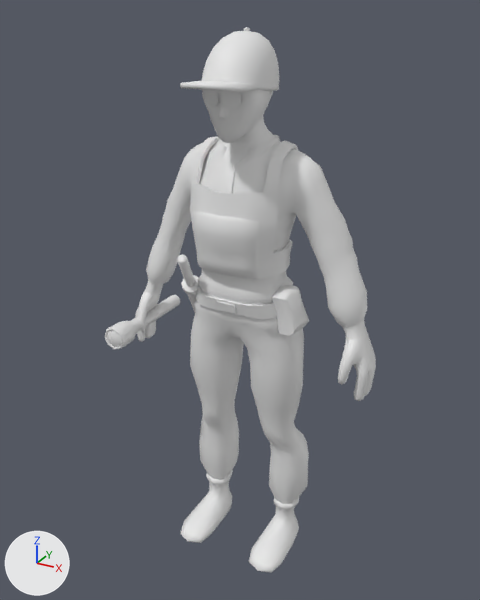
Renders of the FBX model Art/3D/Characters/NPC/NPC_Guard_walk_2.1.fbx from each side of a commit.
One viewpoint serves both versions: a camera (50 mm lens) standing at (0.978, -1.814, 1.892) and looking at (-0.022, 0.005, 0.983). The lights are fixed; the arrows at lower left show +X, +Y and +Z. Where no turn or scale is listed for an object, it has been applied to the vertices.

Script lines for the objects in view, before the commit:
```python
ob_baton_ofzo = bpy.data.objects.new('baton ofzo', me_cylinder)
ob_baton_ofzo.location = (0.0, 0.0, 0.0)
ob_belt_001 = bpy.data.objects.new('Belt.001', me_cube_015)
ob_belt_001.location = (0.0, 0.0, 0.0)
ob_body_armor = bpy.data.objects.new('Body armor', me_cube_021)
ob_body_armor.location = (0.0, 0.0, 0.0)
ob_flashlight = bpy.data.objects.new('Flashlight', me_cylinder_001)
ob_flashlight.location = (-0.401, 0.0, 0.84)
ob_glasses = bpy.data.objects.new('Glasses', me_cube_018)
ob_glasses.location = (0.0, 0.0, 0.0)
ob_guard = bpy.data.objects.new('Guard', me_cube_001)
ob_guard.location = (0.0, 0.0, 0.0)
ob_hat = bpy.data.objects.new('Hat', me_sphere)
ob_hat.location = (0.0, 0.0, 0.0)
ob_pouch_001 = bpy.data.objects.new('Pouch.001', me_cube_017)
ob_pouch_001.location = (0.0, 0.0, 0.0)
```
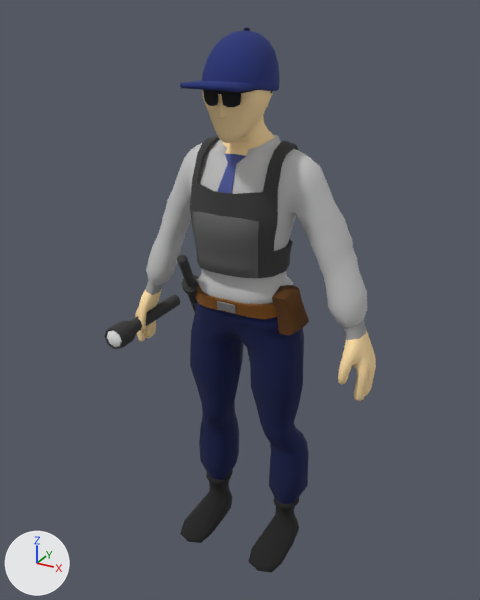
Pixel boxes [x1, y1, x2, y2] of what changed, in the pictures (480 x 600 px):
'Guard', recoloured
    both: [135, 90, 376, 573]
'Body armor', recoloured (grey to black)
    both: [190, 136, 298, 278]
'Hat', recoloured (white to blue)
    both: [180, 27, 279, 92]
'Pouch.001', recoloured (grey to brown)
    both: [272, 285, 309, 335]
'Flashlight', recoloured (grey to black)
    both: [104, 295, 181, 349]
'Belt.001', recoloured (grey to brown)
    both: [195, 286, 277, 319]
'baton ofzo', recoloured (grey to black)
    both: [177, 254, 199, 312]
'Glasses', recoloured (grey to black)
    both: [202, 89, 273, 107]

The change in detail:
Picture 'Kleuren Atlas.jpg' (img_kleuren_atlas_jpg) is new.
Material 'Material' (mat_material) is new.
Its texture is img_kleuren_atlas_jpg.
Its roughness is 1.0.
me_cylinder_001 has 97 vertices, 97 faces and spans x -0.043..0.043, y -0.22..0.17, z -0.043..0.043.
me_cylinder_001 now uses material mat_material (picture img_kleuren_atlas_jpg).
me_cylinder has 98 vertices, 108 faces and spans x -0.303..-0.115, y -0.189..0.244, z 0.678..1.181.
me_cylinder now uses material mat_material (picture img_kleuren_atlas_jpg).
me_sphere has 244 vertices, 256 faces and spans x -0.101..0.101, y -0.272..0.11, z 1.663..1.841.
me_sphere now uses material mat_material (picture img_kleuren_atlas_jpg).
me_cube_015 has 92 vertices, 92 faces and spans x -0.178..0.178, y -0.133..0.149, z 0.984..1.04.
me_cube_015 now uses material mat_material (picture img_kleuren_atlas_jpg).
me_cube_017 has 42 vertices, 40 faces and spans x 0.135..0.234, y -0.086..0.029, z 0.932..1.085.
me_cube_017 now uses material mat_material (picture img_kleuren_atlas_jpg).
me_cube_018 has 116 vertices, 114 faces and spans x -0.095..0.095, y -0.155..0.005, z 1.638..1.706.
me_cube_018 now uses material mat_material (picture img_kleuren_atlas_jpg).
me_cube_001 has 1779 vertices, 1854 faces and spans x -0.45..0.45, y -0.18..0.16, z 0.0..1.81.
me_cube_001 now uses material mat_material (picture img_kleuren_atlas_jpg).
me_cube_021 has 284 vertices, 288 faces and spans x -0.157..0.157, y -0.177..0.141, z 1.121..1.522.
me_cube_021 now uses material mat_material (picture img_kleuren_atlas_jpg).
